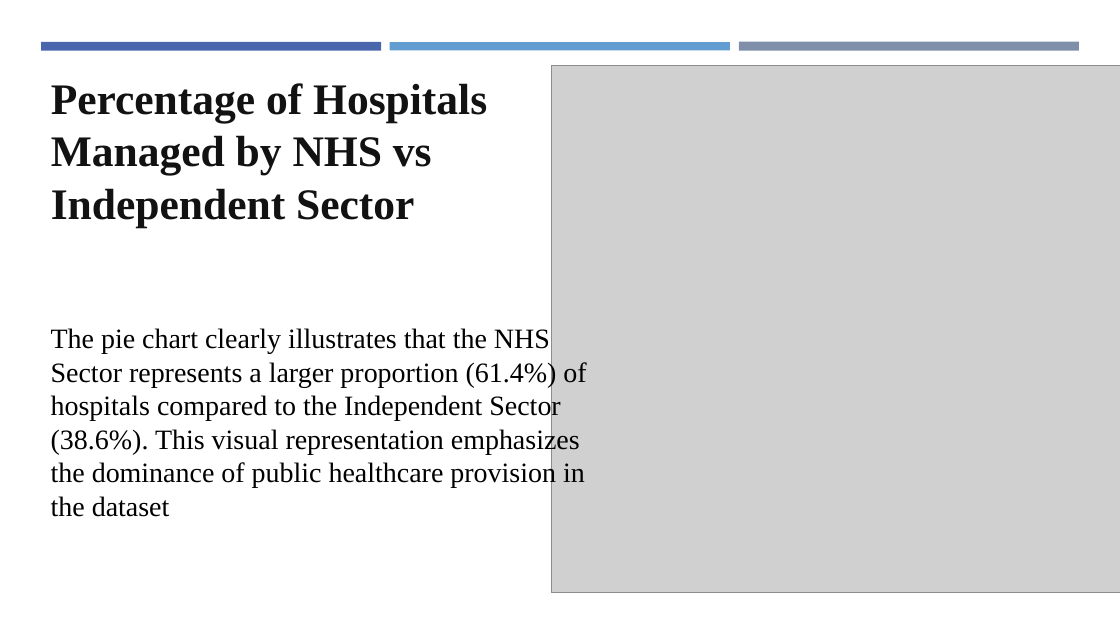
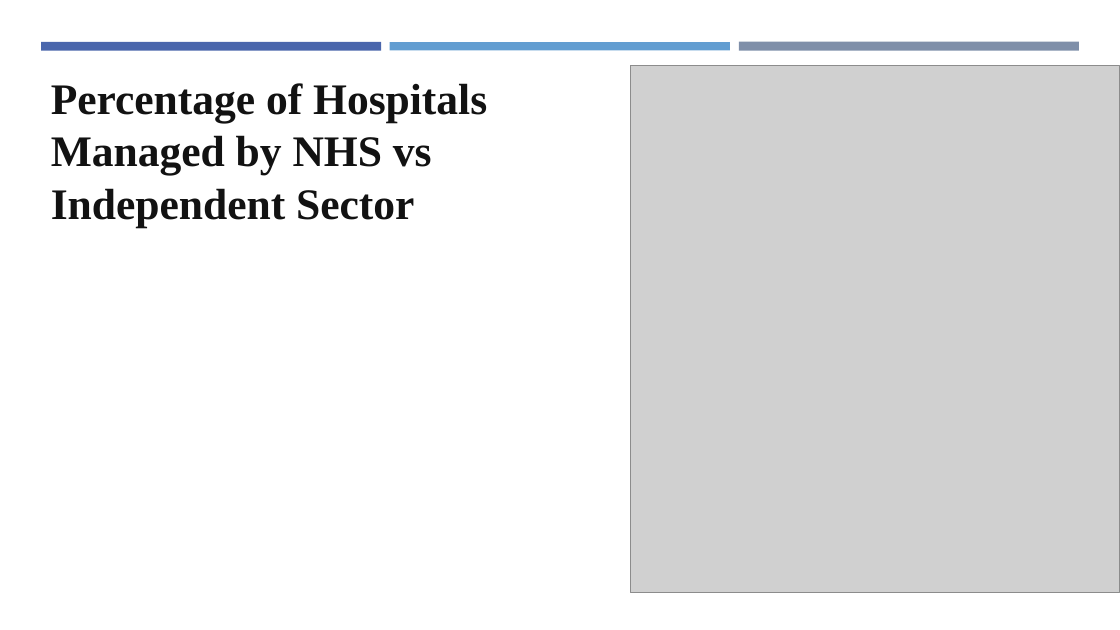
Before and after one commit to kouakoua1/Hospital-Analysis, a slide deck: slide 20 of 5 - Hospital Data Analysis report - Presentation.pptx (slide 36 before the commit). Drawn at 1120x630 pixels with LibreOffice and Linux fonts; fonts in the diff are those of the drawing; grey boxes stand for pictures. Boxes give left, top, right and bottom in pixels: in the first picture for what was removed or moved away, otherwise in the second. Text is boxed around its words. In the diff, an @@ line names an element or a change of style, - is before the commit and + after.

```diff
--- a/5 - Hospital Data Analysis report - Presentation.pptx
+++ b/5 - Hospital Data Analysis report - Presentation.pptx
@@ picture: place and size @@
-picture at (551,65,1120,592)
+picture at (631,65,1120,592)
@@ text removed at (51,328,586,517) @@
-The pie chart clearly illustrates that the NHS Sector represents a larger proportion (61.4%) of hospitals compared to the Independent Sector (38.6%). This visual representation emphasizes the dominance of public healthcare provision in the dataset
```
Also in this commit, not shown: 18 other slides changed, 5 slides added, 21 slides removed.
